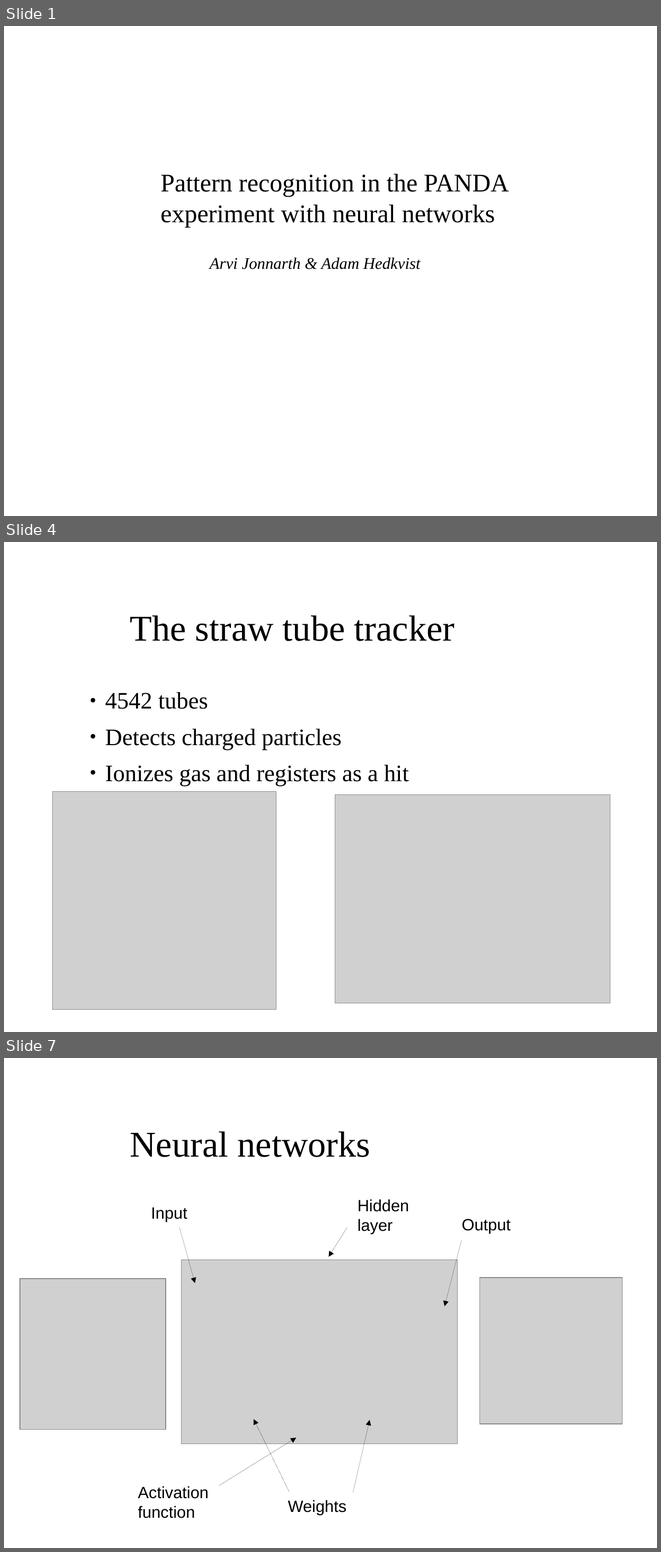
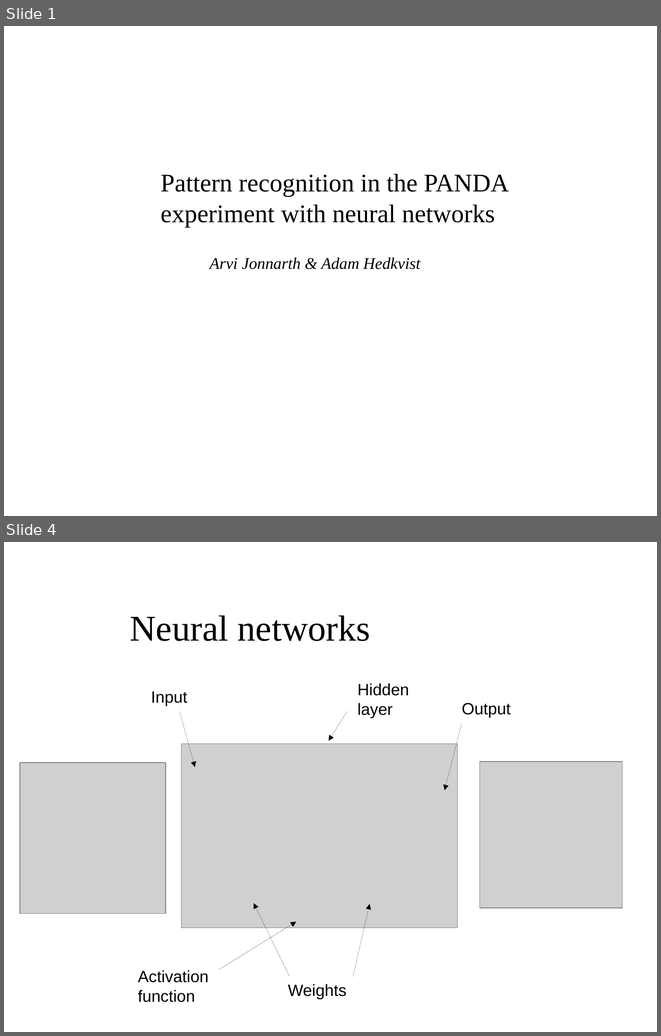
Before and after one commit to aaaaarvi/Projektarbete17, a slide deck: presentation/presentation.odp. Shown one above the other, each under a label of ours: slides 1, 4 and 7 before the commit, slides 1 and 4 after it; the slides between them are not shown. The pictures are 661x1552 and 661x1036 pixels, drawn with LibreOffice and Linux fonts; fonts in the diff are those of the drawing; grey boxes stand for pictures; background and template pictures are left out. Boxes give left, top, right and bottom in pixels: in the first picture for what was removed or moved away, otherwise in the second. Text is boxed around its words. In the diff, an @@ line names an element or a change of style, - is before the commit and + after.

```diff
--- a/presentation/presentation.odp
+++ b/presentation/presentation.odp
@@ slide 4 removed at [4,542,657,1032], background picture (left out) @@
@@ title removed at [130,615,455,641] @@
-The straw tube tracker
@@ text removed at [105,692,409,786] @@
-● 4542 tubes
-● Detects charged particles
-● Ionizes gas and registers as a hit
@@ picture removed at [53,792,276,1009] @@
@@ picture removed at [335,795,610,1003] @@
@@ what was slide 7 is now slide 4 @@
```
Also in this commit, not shown: 12 slides added, 7 other slides removed, 6 other files.
